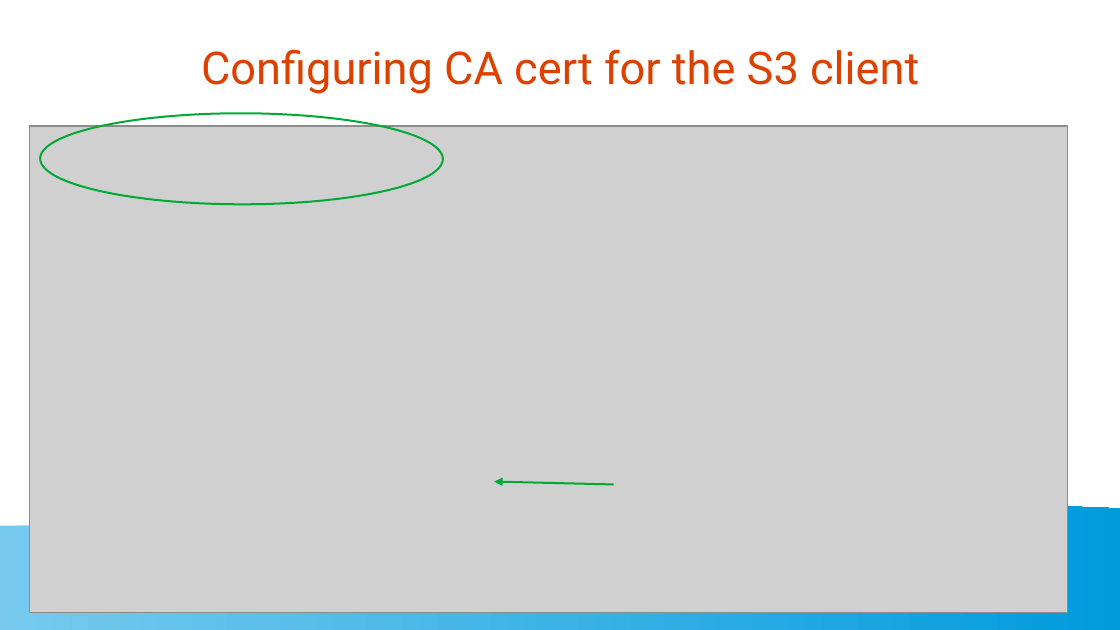
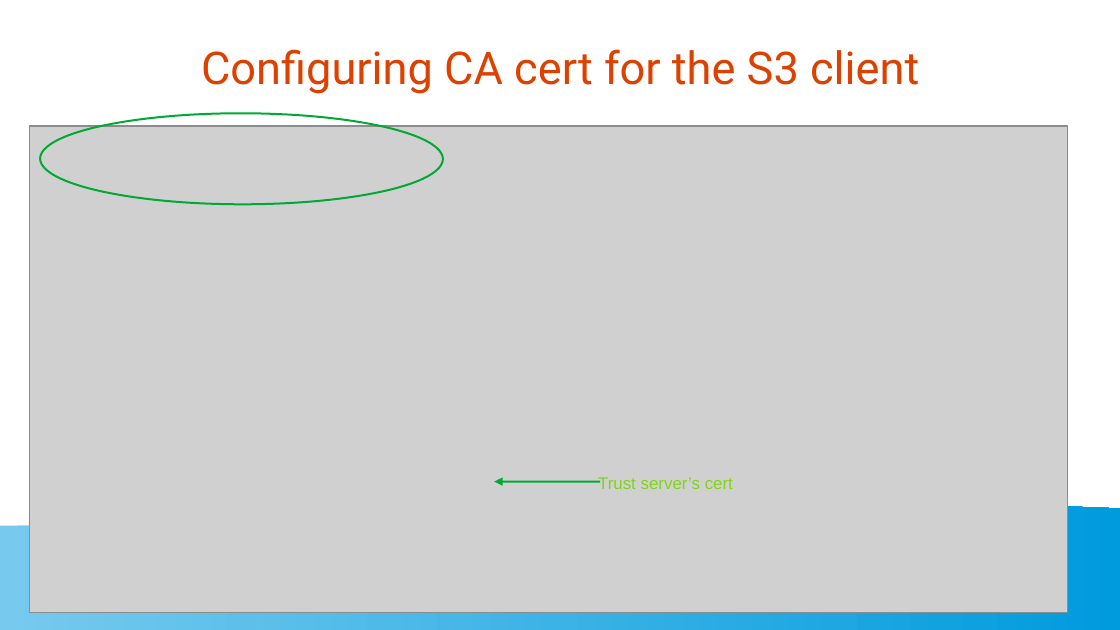
Before and after one commit to golangbot/gophercon-uk-2025-talk, a slide deck: slide 34 of Presentation.odp. Drawn at 1120x630 pixels with LibreOffice and Linux fonts; fonts in the diff are those of the drawing; grey boxes stand for pictures. Boxes give left, top, right and bottom in pixels: in the first picture for what was removed or moved away, otherwise in the second. Text is boxed around its words. In the diff, an @@ line names an element or a change of style, - is before the commit and + after.

```diff
--- a/Presentation.odp
+++ b/Presentation.odp
@@ text added at bbox=[598, 477, 733, 489], 12 pt, text #81D41A @@
+Trust server’s cert
@@ arrow moved from (614, 485) - (494, 482) to (601, 482) - (494, 482) @@
```
Also in this commit, not shown: 6 other slides changed, 2 other files.
